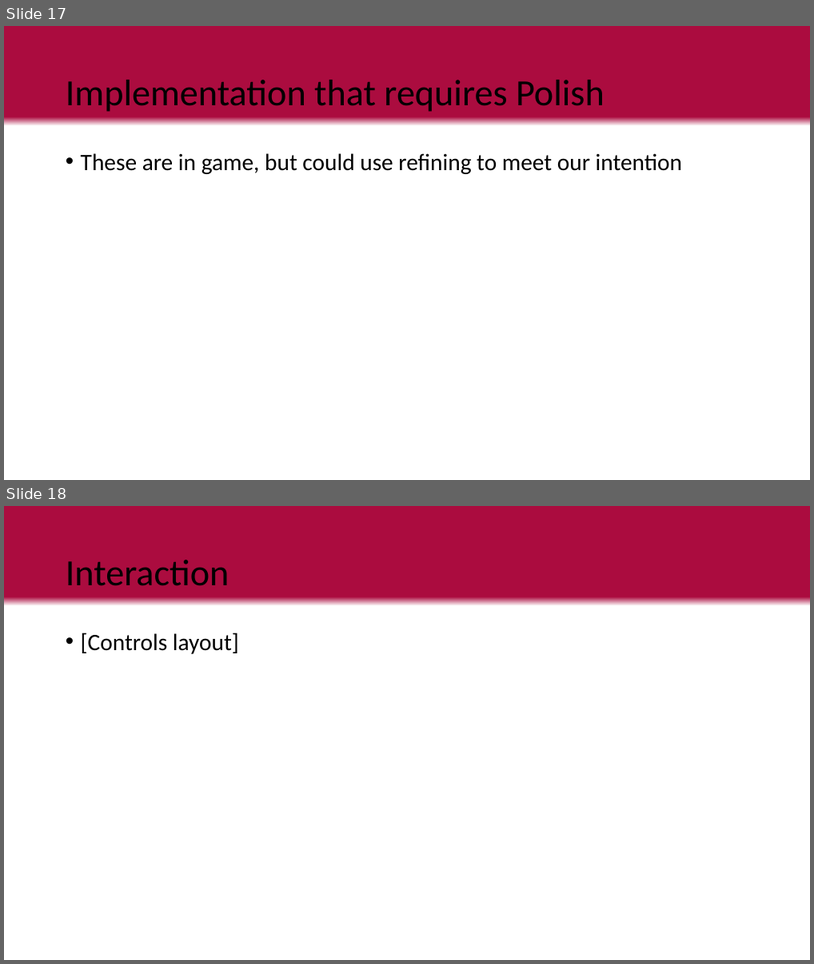
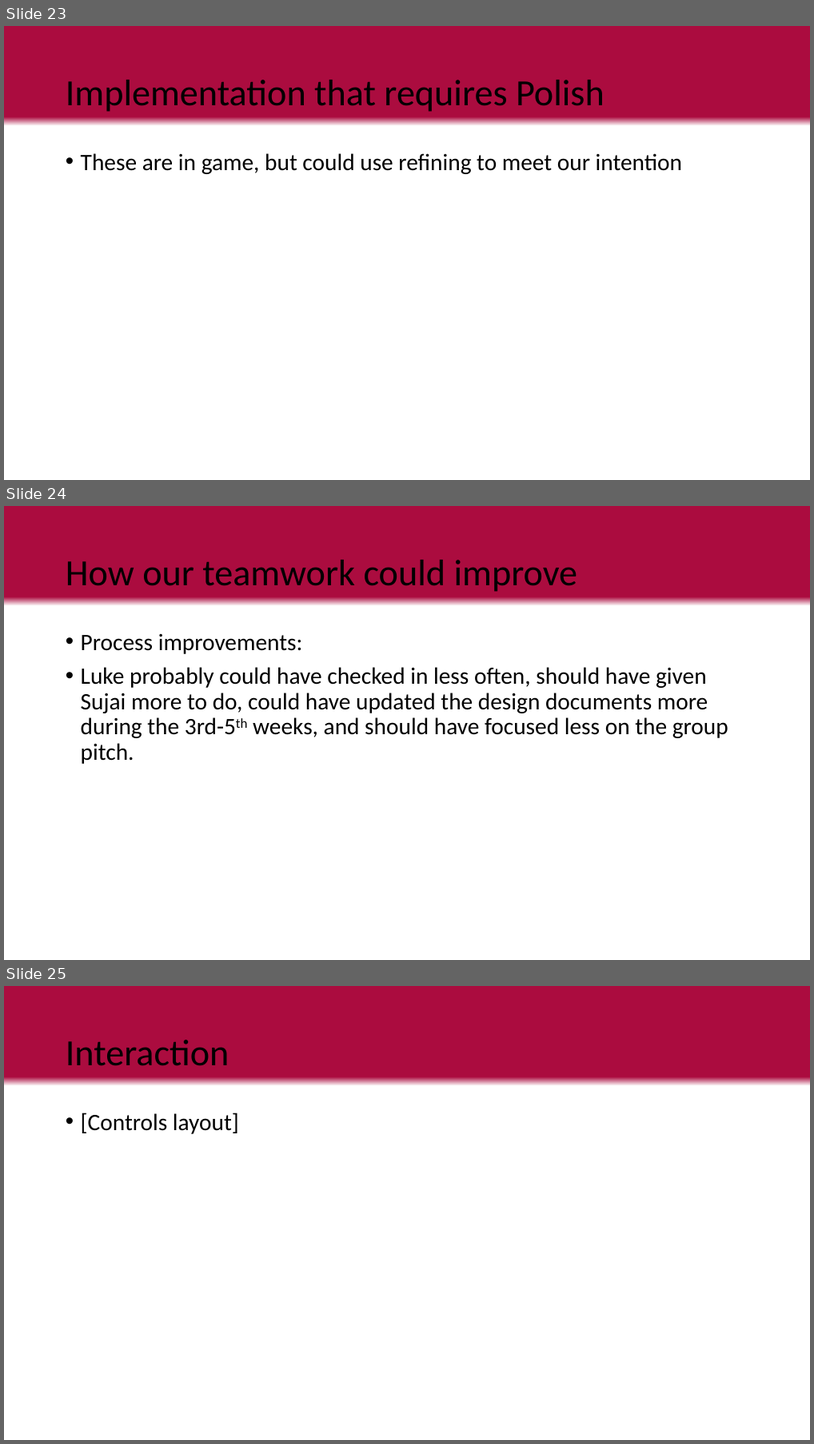
Before and after one commit to LuxRegem/Project_Clash-of-Cosplayers, a slide deck: Shared Documentation/Luke's Documents/Clash of Cos Team Pitch.pptx. Shown one above the other, each under a label of ours: slides 17 and 18 before the commit, slides 23, 24 and 25 after it. The pictures are 814x964 and 814x1444 pixels, drawn with LibreOffice and Linux fonts; fonts in the diff are those of the drawing. Boxes give left, top, right and bottom in pixels: in the first picture for what was removed or moved away, otherwise in the second. Text is boxed around its words. In the diff, an @@ line names an element or a change of style, - is before the commit and + after.

```diff
--- a/Shared Documentation/Luke's Documents/Clash of Cos Team Pitch.pptx
+++ b/Shared Documentation/Luke's Documents/Clash of Cos Team Pitch.pptx
@@ slide 24 added at [4, 506, 810, 960], background gradient #AB0C3F to #FFFFFF @@
@@ title added at [66, 560, 578, 592], 44 pt, text #000000 @@
+How our teamwork could improve
@@ text added at [81, 634, 729, 764], 28 pt, text #000000 @@
+• Process improvements:
+• Luke probably could have checked in less often, should have given Sujai more to do, could have updated the design documents more during the 3rd-5th weeks, and should have focused less on the group pitch.
@@ what was slide 17 is now slide 23 @@
@@ what was slide 18 is now slide 25 @@
```
Also in this commit, not shown: 2 slides changed, 5 other slides added, 9 slides removed.
